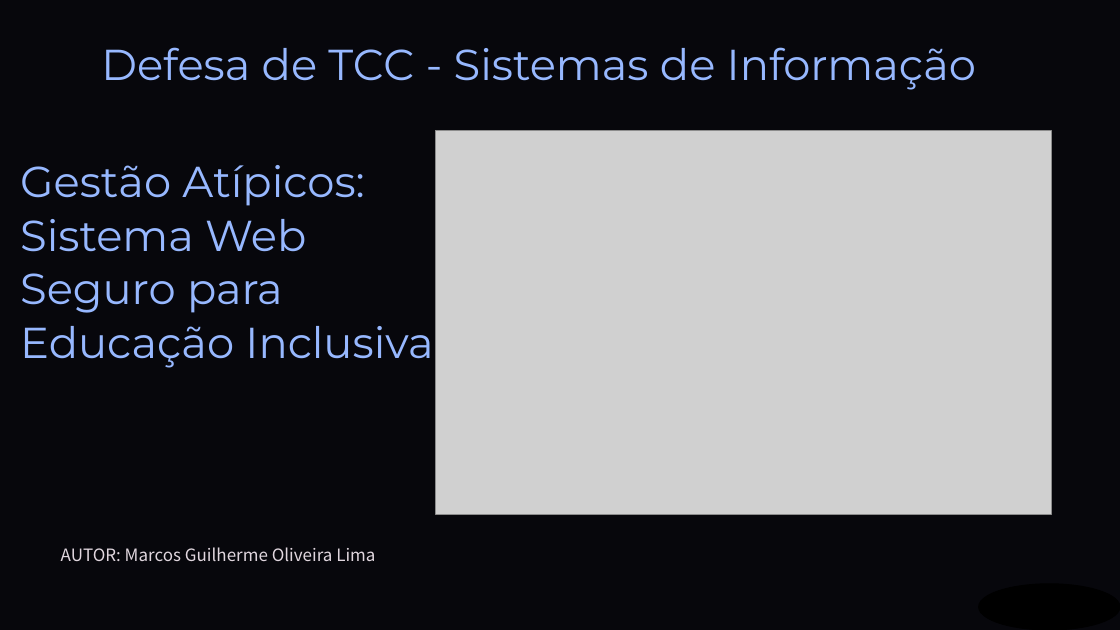
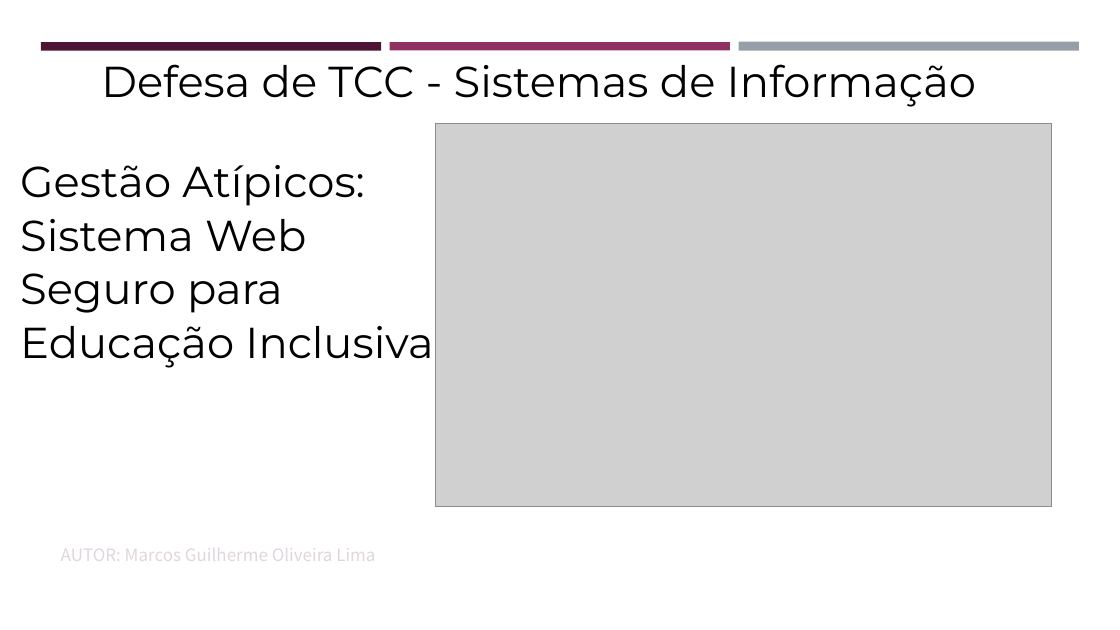
Before and after one commit to z12guilherme/gestao_atipicos, a slide deck: slide 1 of tcc/TCC - Slides.pptx. Drawn at 1120x630 pixels with LibreOffice and Linux fonts; fonts in the diff are those of the drawing; grey boxes stand for pictures; background and template pictures are left out; a plain dark background stands for a picture behind light text. Boxes give left, top, right and bottom in pixels: in the first picture for what was removed or moved away, otherwise in the second. Text is boxed around its words. In the diff, an @@ line names an element or a change of style, - is before the commit and + after.

```diff
--- a/tcc/TCC - Slides.pptx
+++ b/tcc/TCC - Slides.pptx
@@ background picture (left out) to #FFFFFF @@
@@ rectangle removed at [0, 0, 1120, 630] @@
@@ rectangle added at [41, 42, 382, 50], fill #4D1434 @@
@@ text "Defesa de TCC - Sistemas ..." at [101, 64, 976, 107]: text colour #97B8FF to #000000 @@
@@ text "Defesa de TCC - Sistemas ...": place and size @@
-text "Defesa de TCC - Sistemas ..." at [101, 47, 976, 90]
+text "Defesa de TCC - Sistemas ..." at [101, 64, 976, 107]
@@ rectangle added at [390, 42, 730, 50], fill #903163 @@
@@ rectangle added at [738, 42, 1079, 51], fill #969FA7 @@
@@ picture: place and size @@
-picture at [435, 130, 1051, 514]
+picture at [435, 123, 1051, 507]
@@ text "Gestão Atípicos: Sistema Web Seguro ..." at [20, 165, 433, 368]: text colour #97B8FF to #000000 @@
@@ ellipse removed at [979, 584, 1120, 630] @@
```
Also in this commit, not shown: 11 other slides changed, 1 other file.
